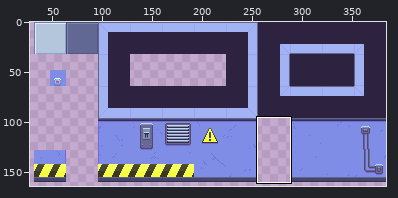
Edited in one commit: sprite sheet (project/sprites/s_tileset/Tileset_Lab_01.png). Above: a wide view before the commit, with the close-up outlined.
Close-up. First the earlier version:
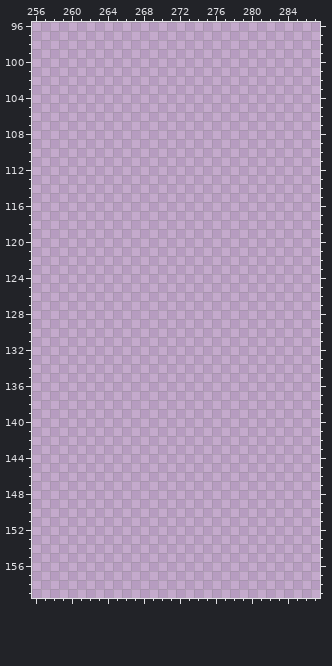
The file is 384x384 pixels. Colours within 5 levels of each other are drawn and written as one. Shown: x 256..287, y 96..159. The wide view leaves out empty margins.
Palette (. is transparent): 
Now the later version:
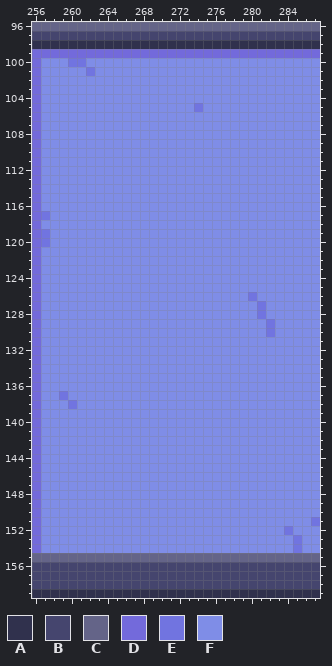
Colours new in this view: A #30314d  B #45456e  C #646488  D #736adb  E #7174e0  F #7f8de7
Diff:
The author put colour A in row 98 at x 256 to 287; in row 159 at x 256 to 287.
The author put colour B in row 97 at x 256 to 287; in rows 156 to 158 at x 256 to 287.
The author put colour C in row 96 at x 256 to 287; in row 155 at x 256 to 287.
The author put colour D in row 99 at x 256 to 287; in rows 100 to 154 at x 256.
The author put colour E in row 100 at x 260 to 261; in row 101 at x 262; in row 105 at x 274; in row 117 at x 257; in rows 119 to 120 at x 257; in row 126 at x 280.
The author put colour E in rows 127 to 128 at x 281; in rows 129 to 130 at x 282; in row 137 at x 259; in row 138 at x 260; in row 151 at x 287; in row 152 at x 284.
The author put colour E in rows 153 to 154 at x 285.
The author put colour F in row 100 at x 257 to 259 and 262 to 287; in row 101 at x 257 to 261 and 263 to 287; in rows 102 to 104 at x 257 to 287; in row 105 at x 257 to 273 and 275 to 287; in rows 106 to 116 at x 257 to 287; in row 117 at x 258 to 287.
The author put colour F in row 118 at x 257 to 287; in rows 119 to 120 at x 258 to 287; in rows 121 to 125 at x 257 to 287; in row 126 at x 257 to 279 and 281 to 287; in rows 127 to 128 at x 257 to 280 and 282 to 287; in rows 129 to 130 at x 257 to 281 and 283 to 287.
The author put colour F in rows 131 to 136 at x 257 to 287; in row 137 at x 257 to 258 and 260 to 287; in row 138 at x 257 to 259 and 261 to 287; in rows 139 to 150 at x 257 to 287; in row 151 at x 257 to 286; in row 152 at x 257 to 283 and 285 to 287.
The author put colour F in rows 153 to 154 at x 257 to 284 and 286 to 287.
Pixel boxes of the changes (left, top, right, bottom) in both close-ups:
added: (32, 22, 320, 598)
